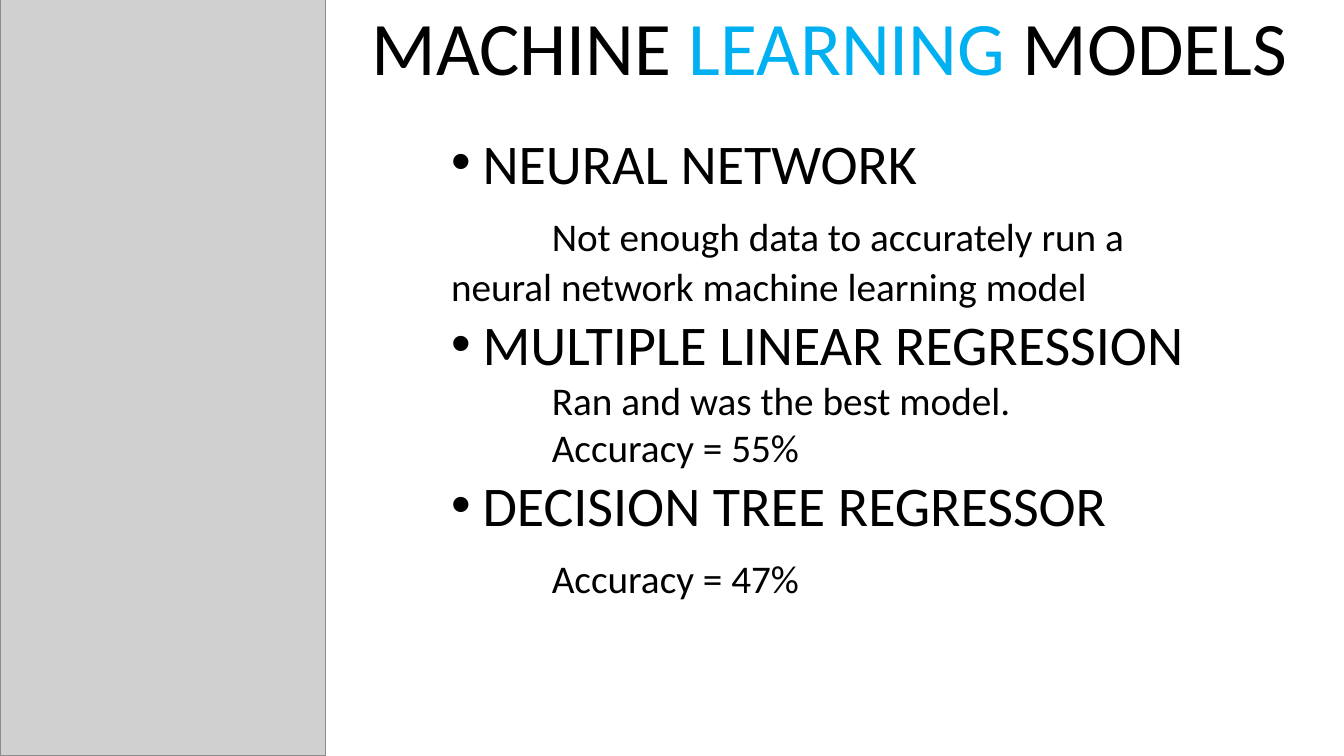
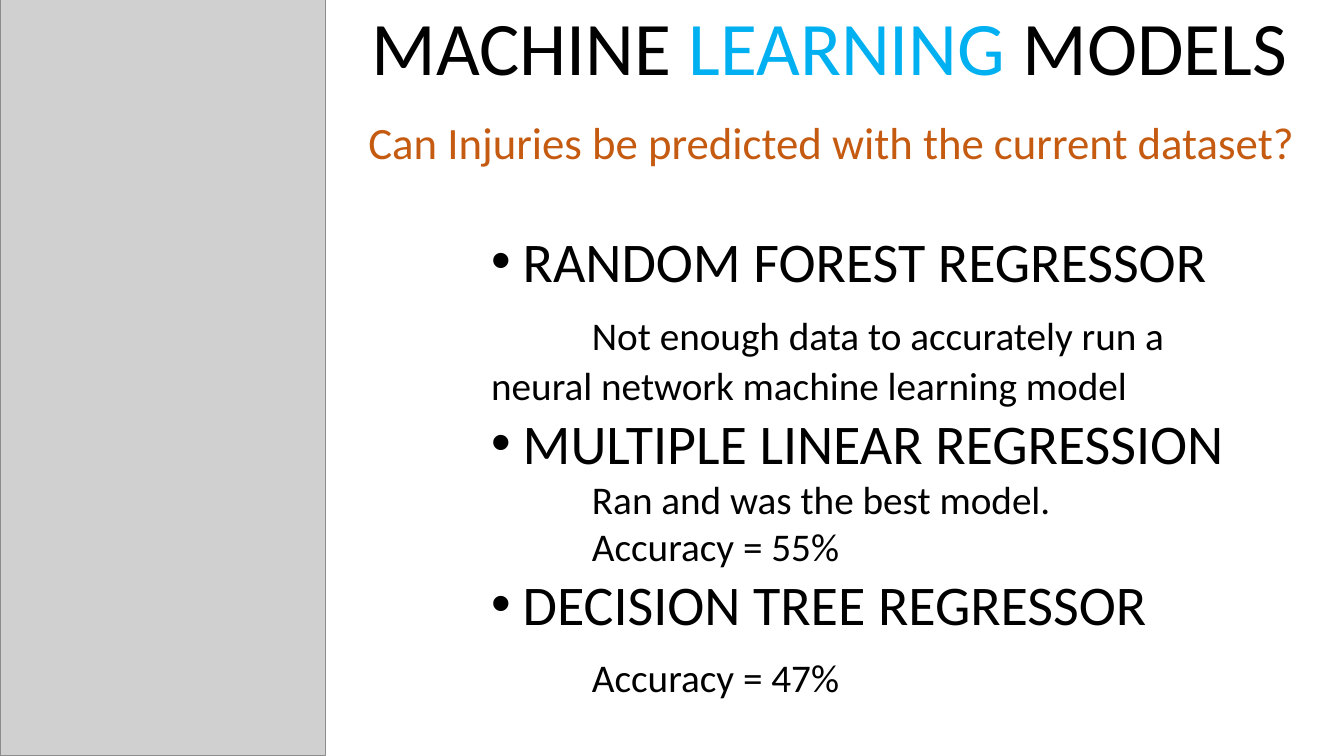
Before and after one commit to amiecostello22/Tornado_Alley, a slide deck: slide 3 of PPAdditions.pptx. Drawn at 1344x756 pixels with LibreOffice and Linux fonts; fonts in the diff are those of the drawing; grey boxes stand for pictures. Boxes give left, top, right and bottom in pixels: in the first picture for what was removed or moved away, otherwise in the second. Text is boxed around its words. In the diff, an @@ line names an element or a change of style, - is before the commit and + after.

Commit message:
Final Commit

```diff
--- a/PPAdditions.pptx
+++ b/PPAdditions.pptx
@@ text added at [368, 128, 1294, 167], 32 pt, text #C55A11 @@
+Can Injuries be predicted with the current dataset?
@@ text "RANDOM FOREST REGRESSOR": place and size @@
-text "RANDOM FOREST REGRESSOR" at [451, 147, 1183, 600]
+text "RANDOM FOREST REGRESSOR" at [491, 245, 1223, 699]
@@ text at [523, 245, 1206, 283]: text changed @@
-• NEURAL NETWORK
+• RANDOM FOREST REGRESSOR
```
Also in this commit, not shown: 2 other slides changed.
